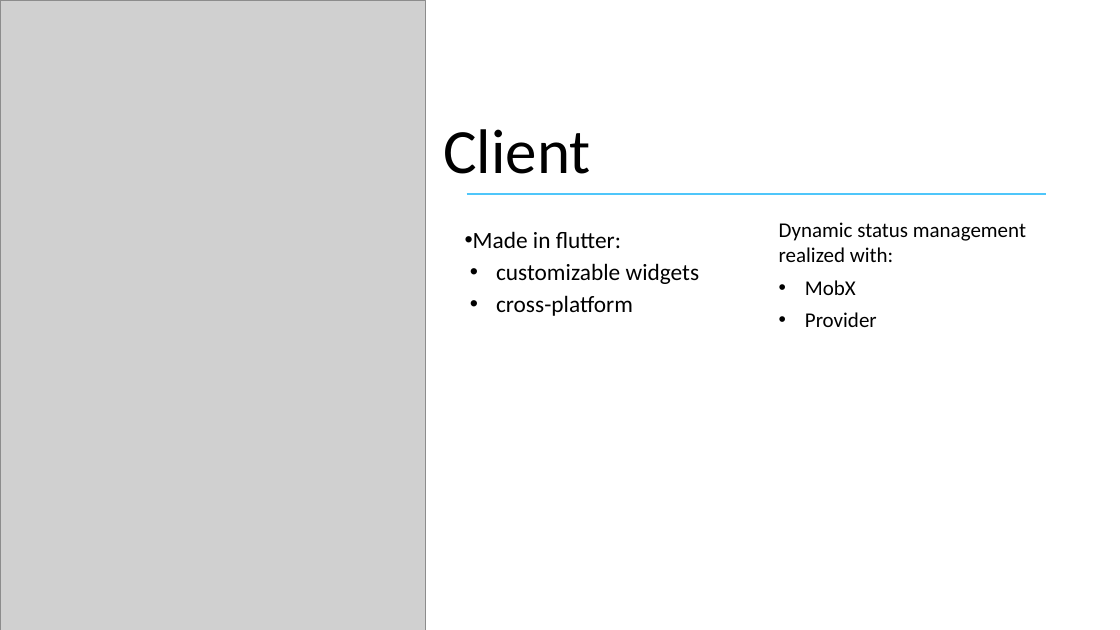
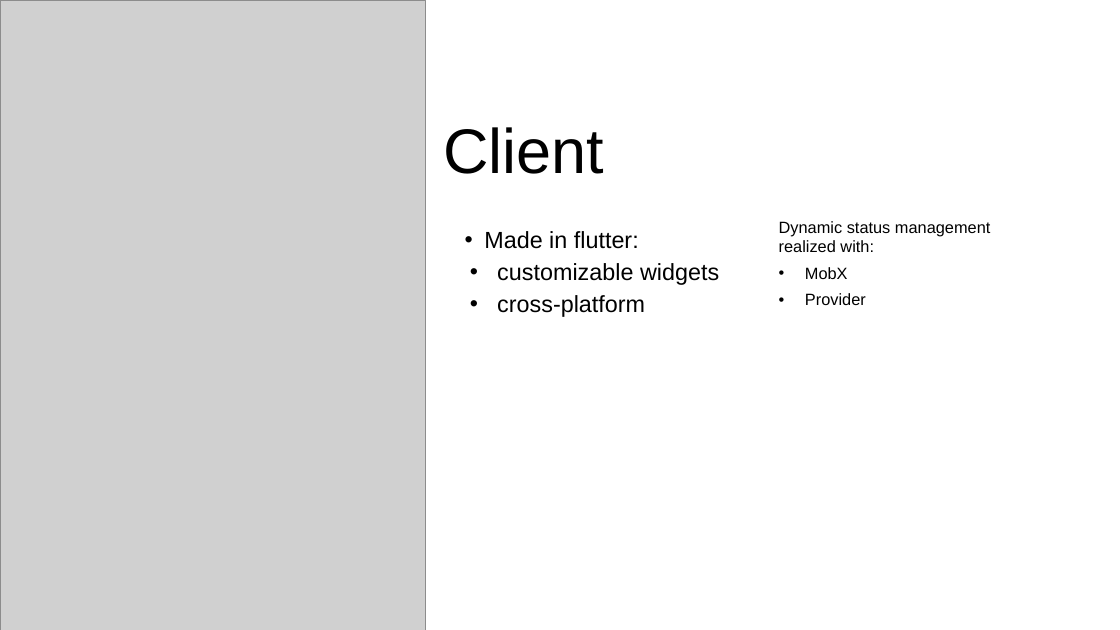
Before and after one commit to Ciuse/Bealthy_app, a slide deck: slide 6 of Presentazione/Presentazione Bealthy.pptx (slide 7 before the commit). Drawn at 1120x630 pixels with LibreOffice and Linux fonts; fonts in the diff are those of the drawing; grey boxes stand for pictures. Boxes give left, top, right and bottom in pixels: in the first picture for what was removed or moved away, otherwise in the second. Text is boxed around its words. In the diff, an @@ line names an element or a change of style, - is before the commit and + after.

```diff
--- a/Presentazione/Presentazione Bealthy.pptx
+++ b/Presentazione/Presentazione Bealthy.pptx
@@ text "Client" at bbox=[443, 127, 604, 174]: font Calibri to Arial @@
@@ line removed from (467, 194) to (1047, 194) @@
@@ text "Made in flutter:" at bbox=[484, 231, 719, 317]: font Calibri to Arial @@
@@ text "Dynamic status management realized with:" at bbox=[779, 221, 990, 305]: size 18 to 14 pt, font Calibri to Arial @@
```
Also in this commit, not shown: 7 other slides changed, 2 slides added, 1 slide removed, 18 other files.
